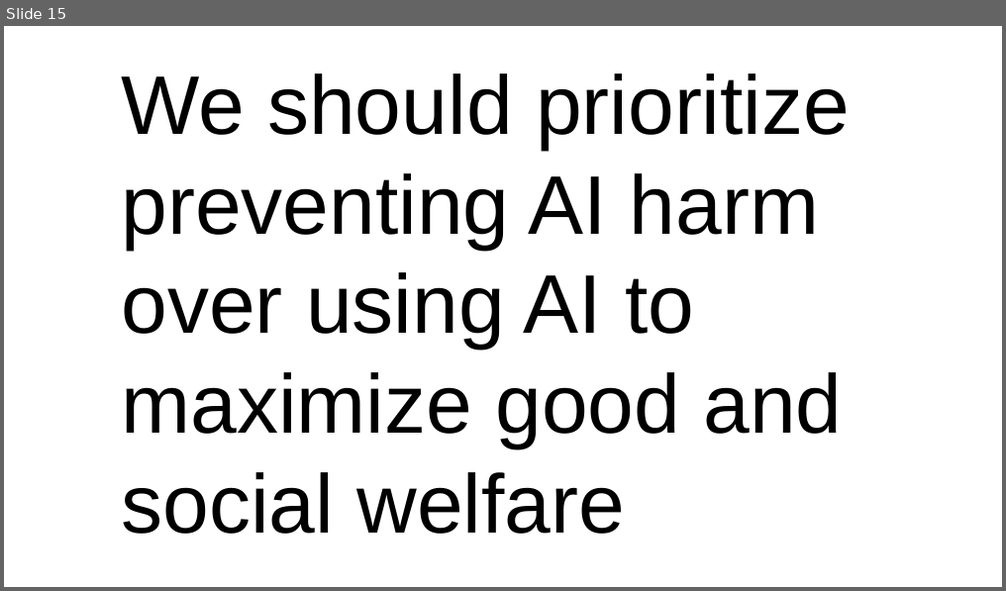
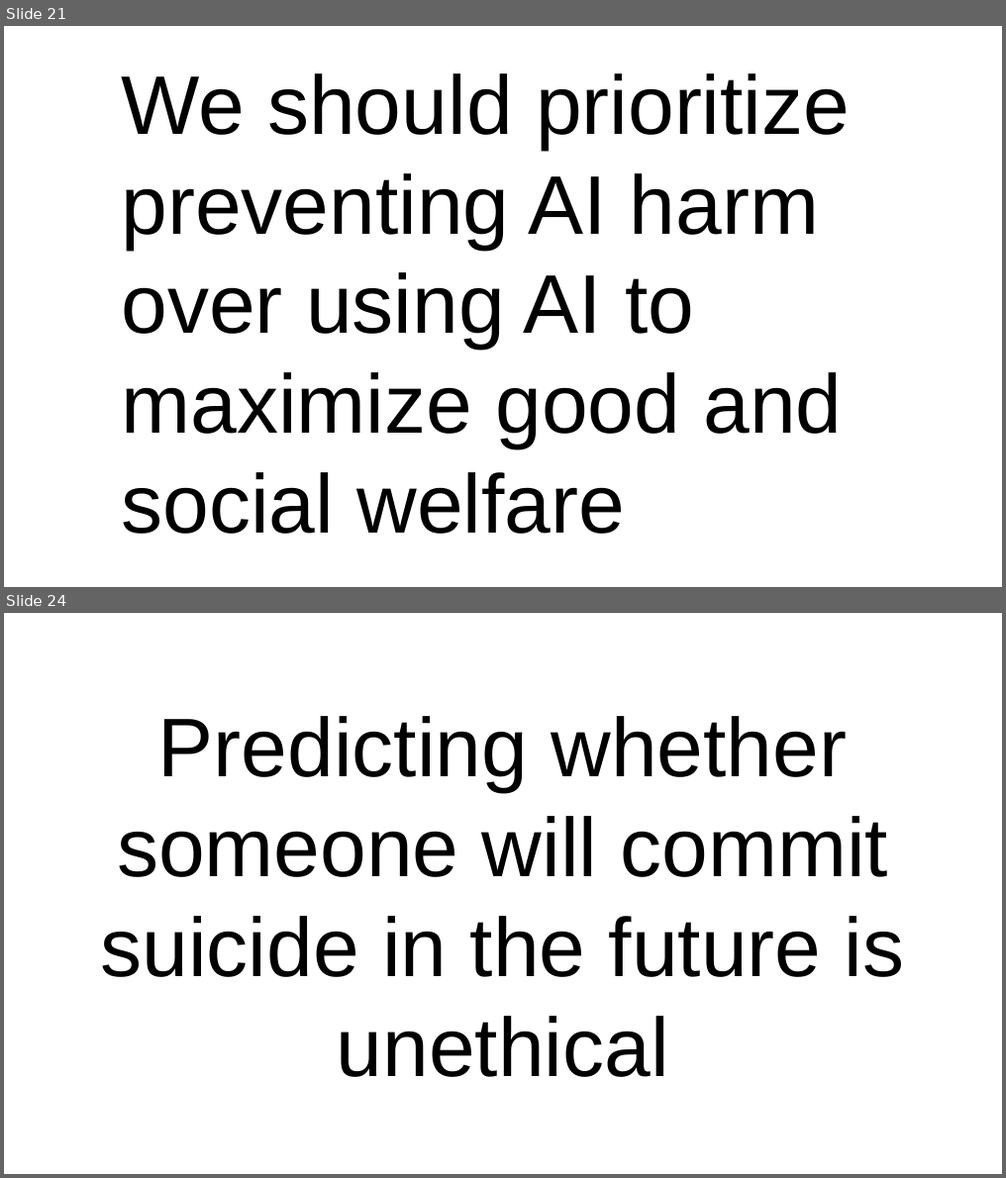
Before and after one commit to dssg/mlforpublicpolicylab, a slide deck: Lectures/EthicsOverview.pptx. Shown one above the other, each under a label of ours: slide 15 before the commit, slides 21 and 24 after it; the slides between them are not shown. The pictures are 1006x591 and 1006x1178 pixels, drawn with LibreOffice and Linux fonts; fonts in the diff are those of the drawing. Boxes give left, top, right and bottom in pixels: in the first picture for what was removed or moved away, otherwise in the second. Text is boxed around its words. In the diff, an @@ line names an element or a change of style, - is before the commit and + after.

```diff
--- a/Lectures/EthicsOverview.pptx
+++ b/Lectures/EthicsOverview.pptx
@@ slide 24 added at bbox=[4, 613, 1002, 1174], background #FFFFFF @@
@@ title added at bbox=[101, 716, 905, 1077], 80 pt, text #000000 @@
+Predicting whether someone will commit suicide in the future is unethical
@@ what was slide 15 is now slide 21 @@
```
Also in this commit, not shown: 3 slides changed, 29 other slides added, 3 slides removed, 3 other files.
